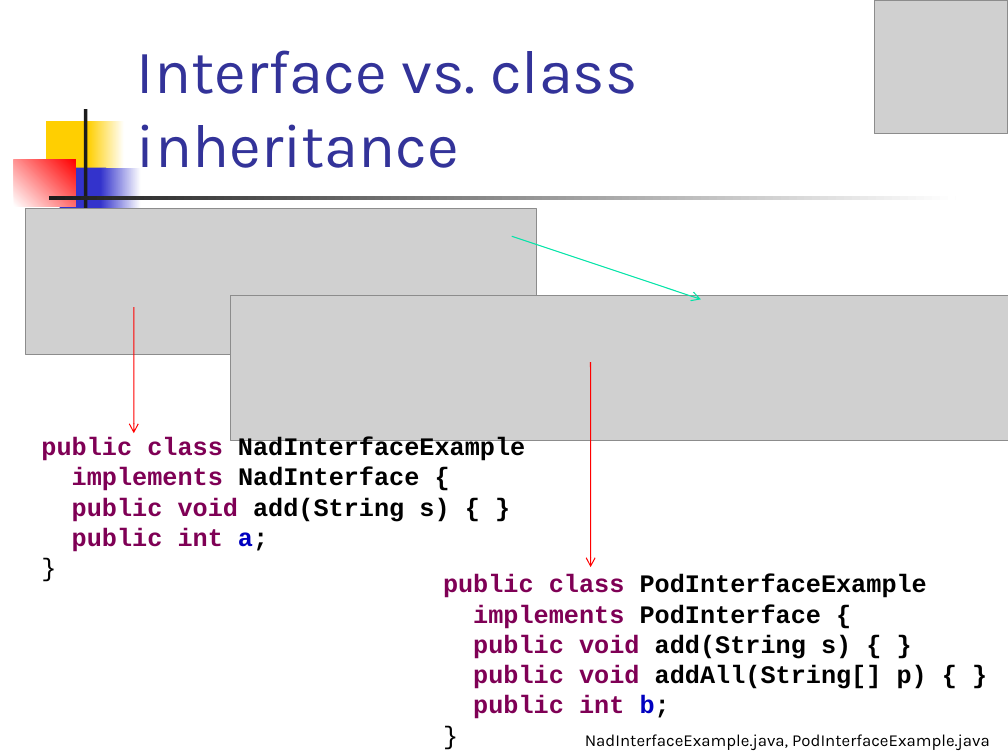
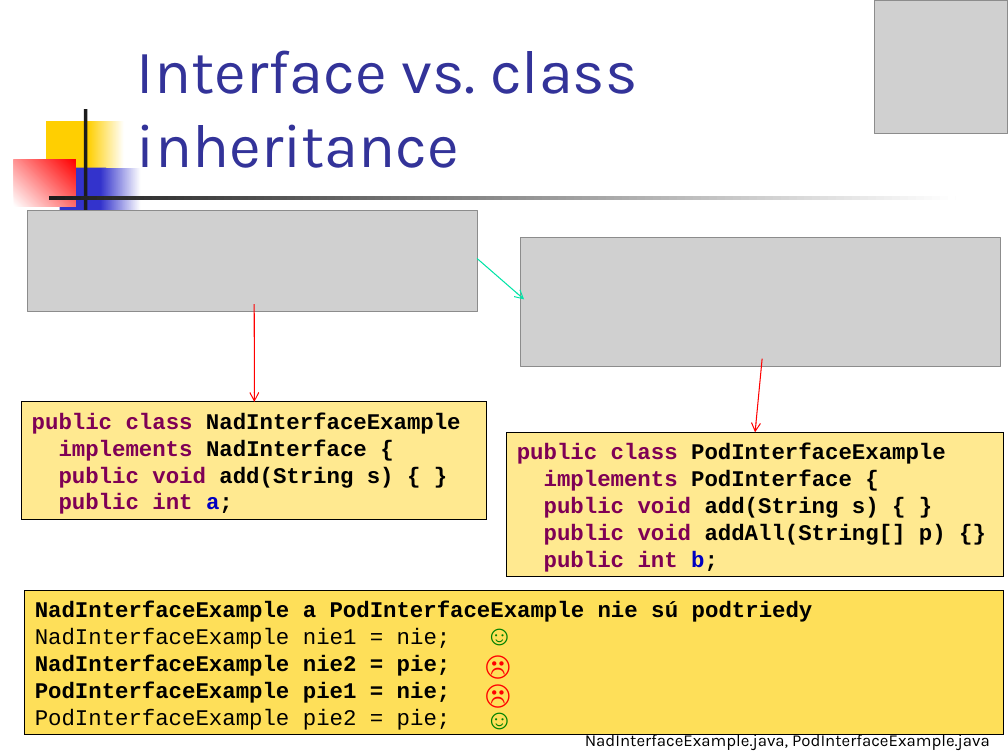
Before and after one commit to Programovanie4/Prednasky, a slide deck: slide 30 of 04/04_java.ppt (slide 27 before the commit). Drawn at 1008x756 pixels with LibreOffice and Linux fonts; fonts in the diff are those of the drawing; grey boxes stand for pictures. Boxes give left, top, right and bottom in pixels: in the first picture for what was removed or moved away, otherwise in the second. Text is boxed around its words. In the diff, an @@ line names an element or a change of style, - is before the commit and + after.

```diff
--- a/04/04_java.ppt
+++ b/04/04_java.ppt
@@ picture: place and size @@
-picture at box(25, 209, 536, 354)
+picture at box(27, 211, 478, 312)
@@ picture: place and size @@
-picture at box(231, 295, 1008, 440)
+picture at box(520, 238, 1001, 366)
@@ arrow moved from (512, 236) - (701, 299) to (477, 258) - (524, 299) @@
@@ arrow moved from (134, 307) - (134, 433) to (254, 304) - (254, 402) @@
@@ arrow added from (762, 359) to (755, 432), #FF0000 0.74 pt @@
@@ arrow removed from (591, 362) to (591, 568) @@
@@ text in rectangle at box(22, 402, 487, 520): paragraph removed @@
-}
@@ rectangle "public class NadInterfaceExample": place and size @@
-rectangle "public class NadInterfaceExample" at box(41, 437, 525, 552)
+rectangle "public class NadInterfaceExample" at box(22, 402, 487, 520)
@@ rectangle "public class NadInterfaceExample" at box(22, 402, 487, 520): size 18 to 16 pt; fill none to #FFE990; outline none to #000000 0.74 pt @@
@@ text in rectangle at box(507, 432, 1003, 578): paragraph removed @@
-}
@@ rectangle "public class PodInterfaceExample": place and size @@
-rectangle "public class PodInterfaceExample" at box(443, 574, 927, 719)
+rectangle "public class PodInterfaceExample" at box(507, 432, 1003, 578)
@@ rectangle "public class PodInterfaceExample" at box(507, 432, 1003, 578): fill none to #FFE990; outline none to #000000 0.74 pt @@
@@ text in rectangle at box(517, 443, 946, 572): size 18 to 16 pt in "public class PodInterfaceExample", "implements PodInterface {", "public void add(String s) { }", "public int b;" @@
@@ text in rectangle at box(544, 524, 946, 545): text changed; size 18 to 16 pt @@
-public void addAll(String[] p) { }
+public void addAll(String[] p) {}
@@ rectangle added at box(25, 591, 1004, 736), fill #FEDF59, outline #000000 0.74 pt, 16 pt, text #000000, bold @@
+NadInterfaceExample a PodInterfaceExample nie sú podtriedy
+NadInterfaceExample nie1 = nie;
+NadInterfaceExample nie2 = pie;
+PodInterfaceExample pie1 = nie;
+PodInterfaceExample pie2 = pie;
@@ text added at box(475, 612, 518, 656), 20 pt, text #008000 @@
+☺
@@ text added at box(475, 642, 518, 686), 20 pt, text #FF0000 @@
+☹
@@ text added at box(475, 671, 518, 716), 20 pt, text #FF0000 @@
+☹
@@ text added at box(475, 697, 518, 741), 20 pt, text #008000 @@
+☺
```
Also in this commit, not shown: 13 other slides changed, 3 slides added, 2 other files.
